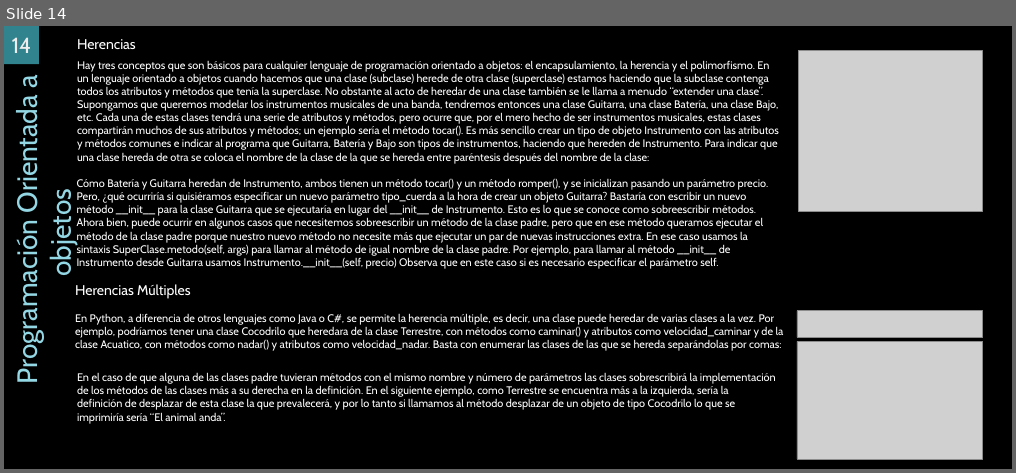
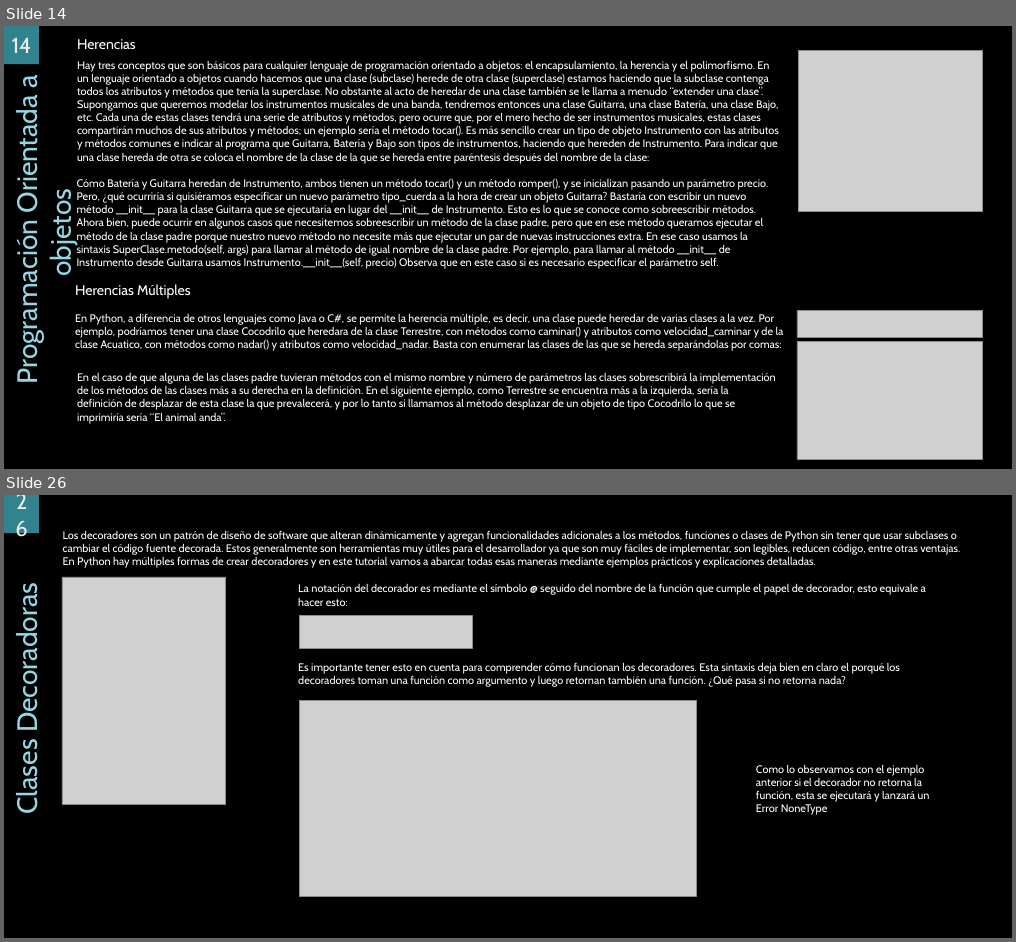
Before and after one commit to ErnestoUrrutia/EDC, a slide deck: PY/Material.pptx. Shown one above the other, each under a label of ours: slide 14 before the commit, slides 14 and 26 after it; the slides between them are not shown. The pictures are 1016x473 and 1016x942 pixels, drawn with LibreOffice and Linux fonts; fonts in the diff are those of the drawing; grey boxes stand for pictures; background and template pictures are left out. Boxes give left, top, right and bottom in pixels: in the first picture for what was removed or moved away, otherwise in the second. Text is boxed around its words. In the diff, an @@ line names an element or a change of style, - is before the commit and + after.

```diff
--- a/PY/Material.pptx
+++ b/PY/Material.pptx
@@ slide 26 added at box(4, 495, 1012, 938), background picture (left out) @@
@@ page number added at box(4, 495, 39, 533), fill #31828E, 28 pt, text gradient #9E9E9E to #EDEDED to #FFFFFF @@
+26
@@ text added at box(63, 530, 960, 568), 14 pt, text #FFFFFF @@
+Los decoradores son un patrón de diseño de software que alteran dinámicamente y agregan funcionalidades adicionales a los métodos, funciones o clases de Python sin tener que usar subclases o cambiar el código fuente decorada. Estos generalmente son herramientas muy útiles para el desarrollador ya que son muy fáciles de implementar, son legibles, reducen código, entre otras ventajas. En Python hay múltiples formas de crear decoradores y en este tutorial vamos a abarcar todas esas maneras mediante ejemplos prácticos y explicaciones detalladas.
@@ picture added at box(62, 577, 226, 805) @@
@@ text added at box(298, 583, 926, 606), 14 pt, text #FFFFFF @@
+La notación del decorador es mediante el símbolo @ seguido del nombre de la función que cumple el papel de decorador, esto equivale a hacer esto:
@@ text added at box(10, 598, 44, 812), 36 pt, text #94D7E4 @@
+Clases Decoradoras
@@ picture added at box(299, 616, 472, 648) @@
@@ text added at box(298, 662, 900, 687), 14 pt, text #FFFFFF @@
+Es importante tener esto en cuenta para comprender cómo funcionan los decoradores. Esta sintaxis deja bien en claro el porqué los decoradores toman una función como argumento y luego retornan también una función. ¿Qué pasa si no retorna nada?
@@ picture added at box(299, 700, 696, 896) @@
@@ text added at box(756, 764, 930, 815), 14 pt, text #FFFFFF @@
+Como lo observamos con el ejemplo anterior si el decorador no retorna la función, esta se ejecutará y lanzará un Error NoneType
```
Also in this commit, not shown: 3 slides changed, 11 other slides added, 2 slides removed, 36 other files.
